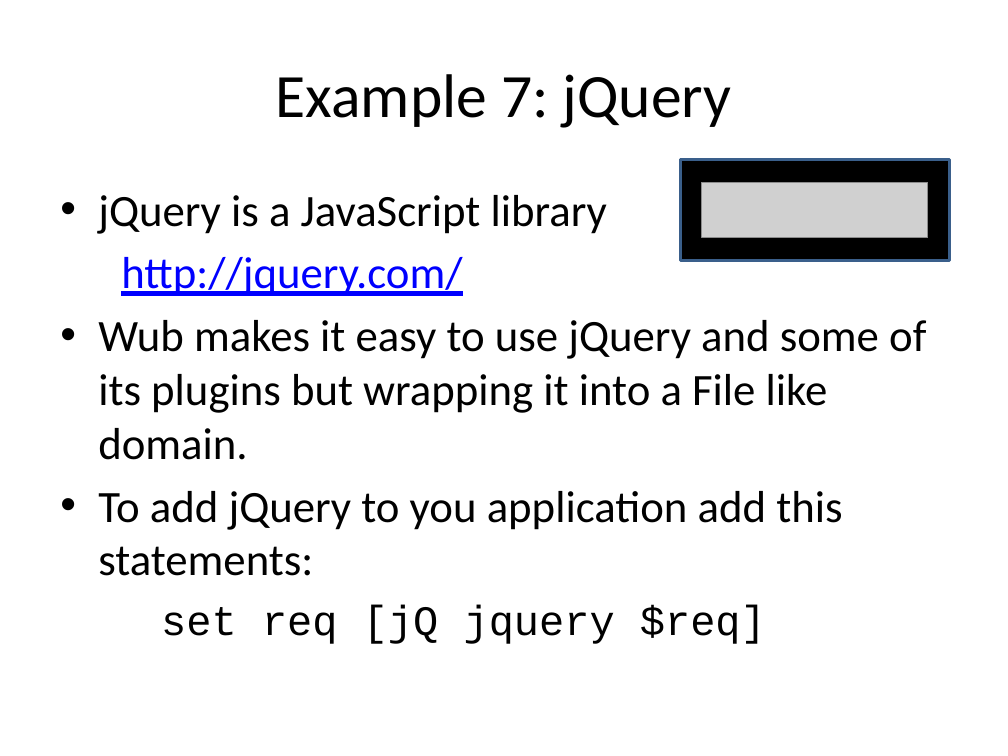
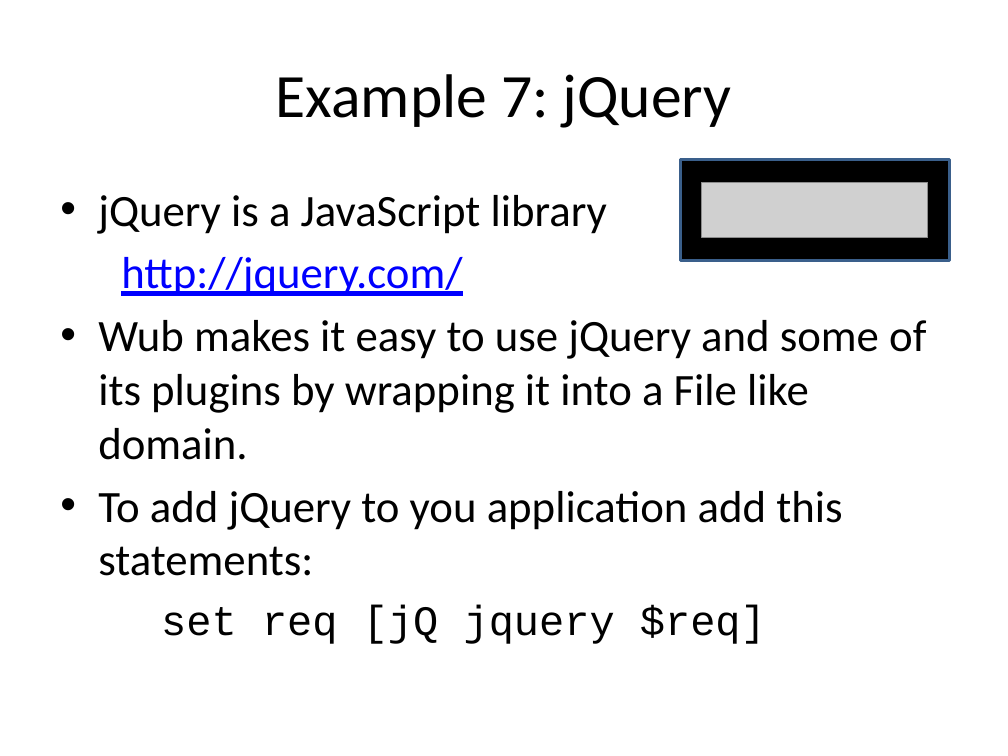
Before and after one commit to jdc8/wubwikit, a slide deck: slide 40 of wubexamples/Lets_Wub.pptx. Drawn at 1008x756 pixels with LibreOffice and Linux fonts; fonts in the diff are those of the drawing; grey boxes stand for pictures; background and template pictures are left out. Boxes give left, top, right and bottom in pixels: in the first picture for what was removed or moved away, otherwise in the second. Text is boxed around its words. In the diff, an @@ line names an element or a change of style, - is before the commit and + after.

```diff
--- a/wubexamples/Lets_Wub.pptx
+++ b/wubexamples/Lets_Wub.pptx
@@ text at (98, 320, 926, 460): text changed @@
-• Wub makes it easy to use jQuery and some of its plugins but wrapping it into a File like domain.
+• Wub makes it easy to use jQuery and some of its plugins by wrapping it into a File like domain.
```
Also in this commit, not shown: 19 other slides changed.
